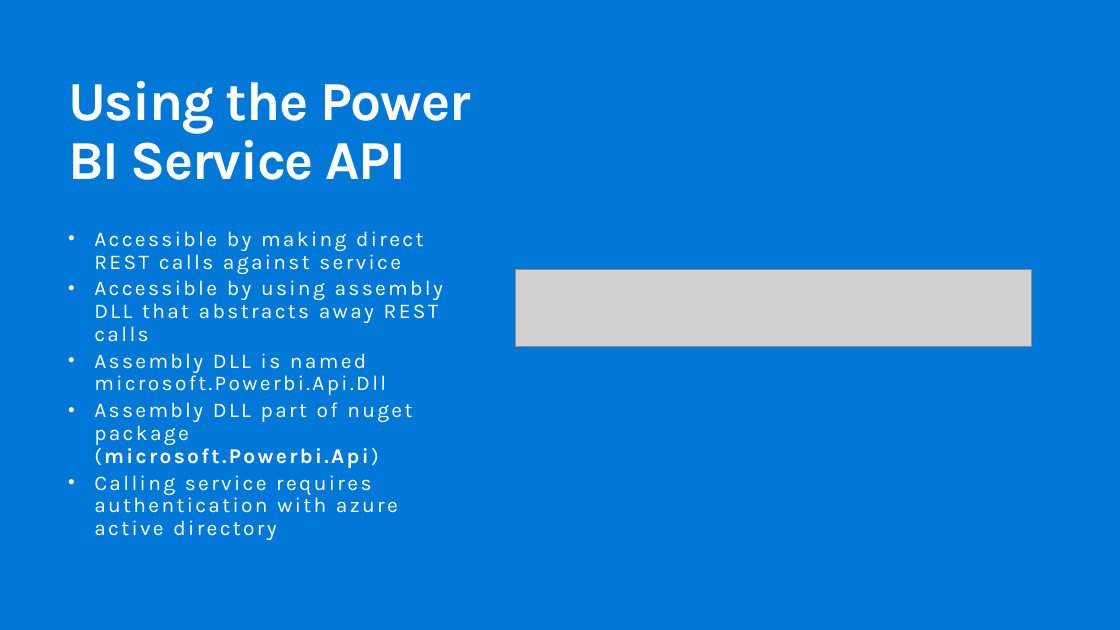
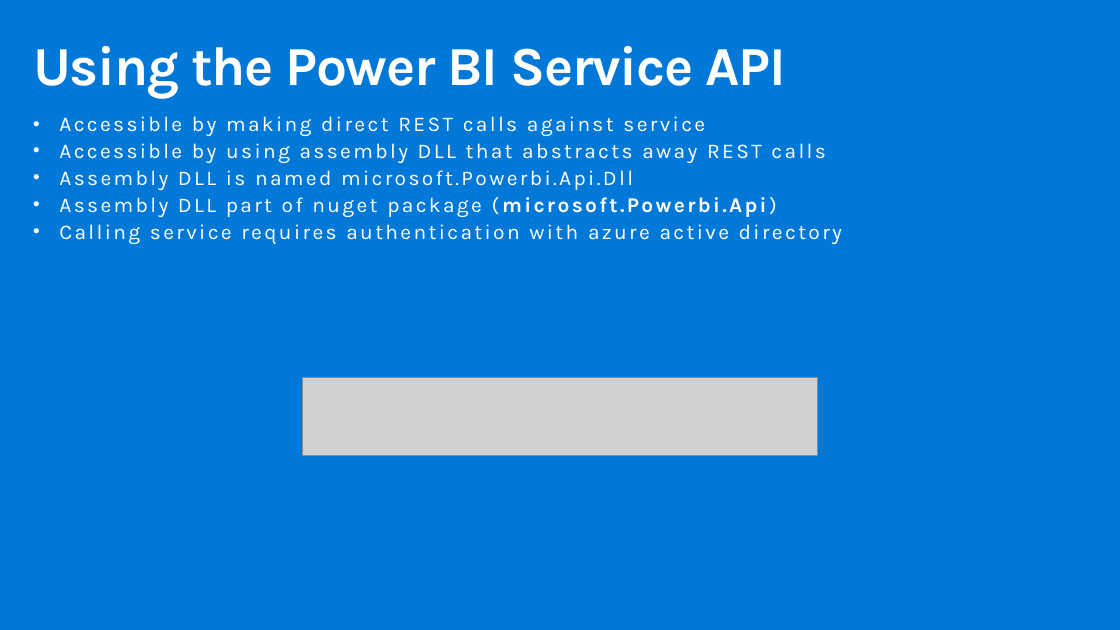
Before and after one commit to hnc198/AzurePowerBI, a slide deck: slide 5 of Hands-on Modules/Embedding/1. What is Power BI Embedded.pptx (slide 7 before the commit). Drawn at 1120x630 pixels with LibreOffice and Linux fonts; fonts in the diff are those of the drawing; grey boxes stand for pictures. Boxes give left, top, right and bottom in pixels: in the first picture for what was removed or moved away, otherwise in the second. Text is boxed around its words. In the diff, an @@ line names an element or a change of style, - is before the commit and + after.

```diff
--- a/Hands-on Modules/Embedding/1. What is Power BI Embedded.pptx
+++ b/Hands-on Modules/Embedding/1. What is Power BI Embedded.pptx
@@ title "Using the Power BI Service ..." rewrapped from (68, 81, 471, 180) to (33, 46, 786, 99) @@
@@ text "Accessible by making direct REST ..." rewrapped from (94, 231, 443, 540) to (59, 116, 842, 244) @@
@@ picture: place and size @@
-picture at (515, 269, 1031, 347)
+picture at (302, 378, 818, 456)
```
Also in this commit, not shown: 6 other slides changed, 8 slides added, 1 slide removed, 4 other files.
